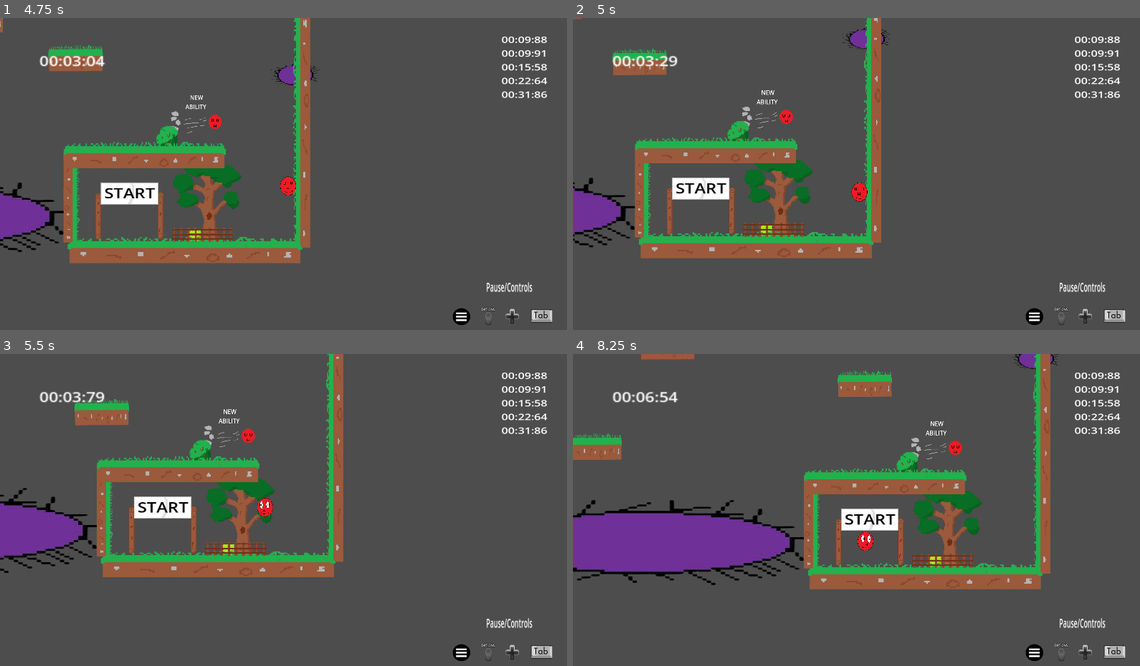
Above: before the commit, frames 1-4 (two rows, left to right).
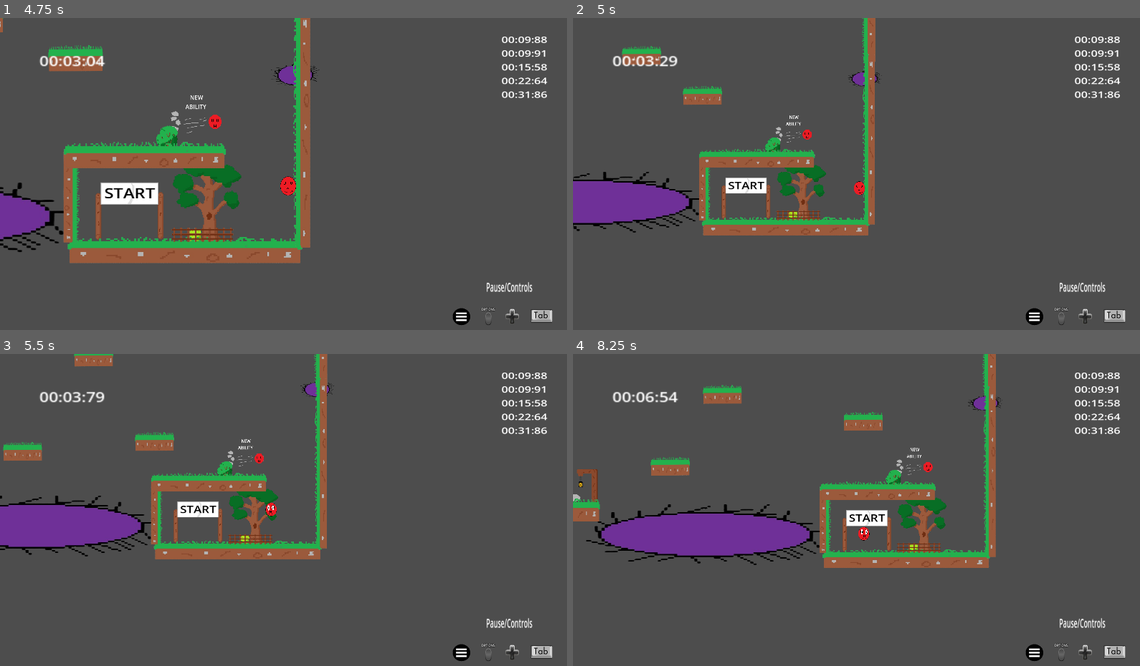
Above: after the commit, the same moments.

Repository: Mahnwe/TheBallThatWasUwU
Game: Godot game, scene res://Scenes/menu.tscn
Same seed, same stepped clock (60 frames per second), same inputs: the game is played once before the commit and once after it.
Inputs (mouse positions are in pixels of both pictures, inside the frame that each line leads up to):
- Up to frame 1 (4.75 s): click "Level 2" at 0.5 s; tap Enter at 1.25 s; move the mouse to (413, 161) at 1.27 s; hold D (move_right) 1.28-2.78 s; tap F (next_level) at 1.35, 2.3, 2.85, 3.8, 4.35 s; click (413, 161) at 1.42 s; tap Space (jump) at 1.52, 2.27, 3.77, 4.52 s; move the mouse to (170, 195) at 2.02 s; tap X (dash) at 2.1 s; move the mouse to (345, 108) at 2.77 s; hold A (move_left) 2.78-3.53 s; move the mouse to (255, 242) at 3.52 s; hold D (move_right) from 3.53 s (still down); tap C (open_commands) at 3.6 s; click (255, 242) at 3.67 s; move the mouse to (459, 227) at 4.27 s
- Up to frame 2 (5 s): keep holding D (move_right); tap Ctrl (menu_when_finish) at 4.9 s
- Up to frame 3 (5.5 s): move the mouse to (113, 466) at 5.02 s; release D (move_right) at 5.03 s; hold A (move_left) from 5.03 s (still down); tap X (dash) at 5.1 s; tap Space (jump) at 5.27 s; tap F (next_level) at 5.3 s
- Up to frame 4 (8.25 s): move the mouse to (890, 513) at 5.77 s; release A (move_left) at 5.78 s; hold D (move_right) 5.78-6.53 s; tap F (next_level) at 5.85, 6.8, 7.35 s; click (890, 513) at 5.92 s; move the mouse to (771, 435) at 6.52 s; hold A (move_left) 6.53-8.03 s; tap C (open_commands) at 6.6 s; tap Space (jump) at 6.77, 7.52 s; move the mouse to (986, 497) at 7.27 s; move the mouse to (743, 531) at 8.02 s; hold D (move_right) from 8.03 s (still down); tap X (dash) at 8.1 s; click (743, 531) at 8.17 s

Frame 1 is identical in both runs. In frame 2, 15% of the frame differs, in the area x 0-56%, y 0-78%; in frame 3, 17%; in frame 4, 21%, in the area x 0-86%, y 0-76%.

Commit message:
Add a function that change the camera zoom in all level, player can now play with 3 differents camera zoom

Diff:
--- a/Scripts/Level2.gd
+++ b/Scripts/Level2.gd
@@ -2,6 +2,7 @@
 
 var is_commands_panel_open
 var is_paused
+var is_camera_dezoom
 
 var start_position_x = -11
 var start_position_y = 610
@@ -29,6 +30,7 @@
 	$Player/Pause.hide()
 	is_commands_panel_open = false
 	is_paused = false
+	is_camera_dezoom = 0
 	$Player/Pause.get_child(3).player_have_dash = false
 	$Player.have_dash_ability = false
 	$Player.can_double_jump = false
@@ -37,6 +39,7 @@
 # Called every frame. 'delta' is the elapsed time since the previous frame.
 func _process(_delta):
 	#handle_commands_panel()
+	handle_cam_dezoom()
 	handle_pause()
 	handle_player_actions_when_level_finished()
 
@@ -61,6 +64,17 @@
 		get_tree().change_scene_to_file("res://Scenes/level3.tscn")
 	if $Player.position.x == finish_position_x and $Player.position.y == finish_position_y and Input.is_action_just_pressed("menu_when_finish"):
 		get_tree().change_scene_to_file("res://Scenes/menu.tscn")
+
+func handle_cam_dezoom():
+	if Input.is_action_just_pressed("menu_when_finish") and !is_commands_panel_open and is_camera_dezoom == 0:
+		$Player.get_child(0).zoom = Vector2(1.0, 1.0)
+		is_camera_dezoom = 1
+	elif Input.is_action_just_pressed("menu_when_finish") and !is_commands_panel_open and is_camera_dezoom == 1:
+		$Player.get_child(0).zoom = Vector2(0.7, 0.7)
+		is_camera_dezoom = 2
+	elif Input.is_action_just_pressed("menu_when_finish") and !is_commands_panel_open and is_camera_dezoom == 2:
+		$Player.get_child(0).zoom = Vector2(1.4, 1.4)
+		is_camera_dezoom = 0
 
 
 func handle_pause():
--- a/Scripts/level1.gd
+++ b/Scripts/level1.gd
@@ -2,6 +2,7 @@
 
 var is_commands_panel_open
 var is_paused
+var is_camera_dezoom
 
 var start_position_x = -1512
 var start_position_y = 327
@@ -30,13 +31,16 @@
 	$Player/Pause.hide()
 	is_commands_panel_open = false
 	is_paused = false
+	is_camera_dezoom = 0
 	$Player.have_dash_ability = false
 	$Player.can_double_jump = false
 	$Player.get_child(0).get_child(0).get_child(0).get_child(0).set_process(false)
 	set_up_signs()
+
 # Called every frame. 'delta' is the elapsed time since the previous frame.
 func _process(_delta):
 	#handle_commands_panel()
+	handle_cam_dezoom()
 	handle_pause()
 	handle_player_actions_when_level_finished()
 
@@ -54,6 +58,17 @@
 		restart_scene()
 		save_position_x = start_position_x
 		save_position_y = start_position_y
+
+func handle_cam_dezoom():
+	if Input.is_action_just_pressed("menu_when_finish") and !is_commands_panel_open and is_camera_dezoom == 0:
+		$Player.get_child(0).zoom = Vector2(1.0, 1.0)
+		is_camera_dezoom = 1
+	elif Input.is_action_just_pressed("menu_when_finish") and !is_commands_panel_open and is_camera_dezoom == 1:
+		$Player.get_child(0).zoom = Vector2(0.7, 0.7)
+		is_camera_dezoom = 2
+	elif Input.is_action_just_pressed("menu_when_finish") and !is_commands_panel_open and is_camera_dezoom == 2:
+		$Player.get_child(0).zoom = Vector2(1.4, 1.4)
+		is_camera_dezoom = 0
 
 func handle_player_actions_when_level_finished():
 	if $Player.position.x == finish_position_x and $Player.position.y == finish_position_y and Input.is_action_just_pressed("next_level"):
--- a/Scripts/level_3.gd
+++ b/Scripts/level_3.gd
@@ -2,6 +2,7 @@
 
 var is_commands_panel_open
 var is_paused
+var is_camera_dezoom
 
 var start_position_x = -615
 var start_position_y = 1212
@@ -29,6 +30,7 @@
 	$Player/Pause.hide()
 	is_commands_panel_open = false
 	is_paused = false
+	is_camera_dezoom = 0
 	$Player/Pause.get_child(3).player_have_dash = true
 	$Player.have_dash_ability = true
 	$Player.can_double_jump = false
@@ -38,6 +40,7 @@
 # Called every frame. 'delta' is the elapsed time since the previous frame.
 func _process(_delta):
 	#handle_commands_panel()
+	handle_cam_dezoom()
 	handle_pause()
 	handle_player_actions_when_level_finished()
 
@@ -55,6 +58,17 @@
 		restart_scene()
 		save_position_x = start_position_x
 		save_position_y = start_position_y
+
+func handle_cam_dezoom():
+	if Input.is_action_just_pressed("menu_when_finish") and !is_commands_panel_open and is_camera_dezoom == 0:
+		$Player.get_child(0).zoom = Vector2(1.0, 1.0)
+		is_camera_dezoom = 1
+	elif Input.is_action_just_pressed("menu_when_finish") and !is_commands_panel_open and is_camera_dezoom == 1:
+		$Player.get_child(0).zoom = Vector2(0.7, 0.7)
+		is_camera_dezoom = 2
+	elif Input.is_action_just_pressed("menu_when_finish") and !is_commands_panel_open and is_camera_dezoom == 2:
+		$Player.get_child(0).zoom = Vector2(1.4, 1.4)
+		is_camera_dezoom = 0
 
 func handle_player_actions_when_level_finished():
 	if $Player.position.x == finish_position_x and $Player.position.y == finish_position_y and Input.is_action_just_pressed("next_level"):
